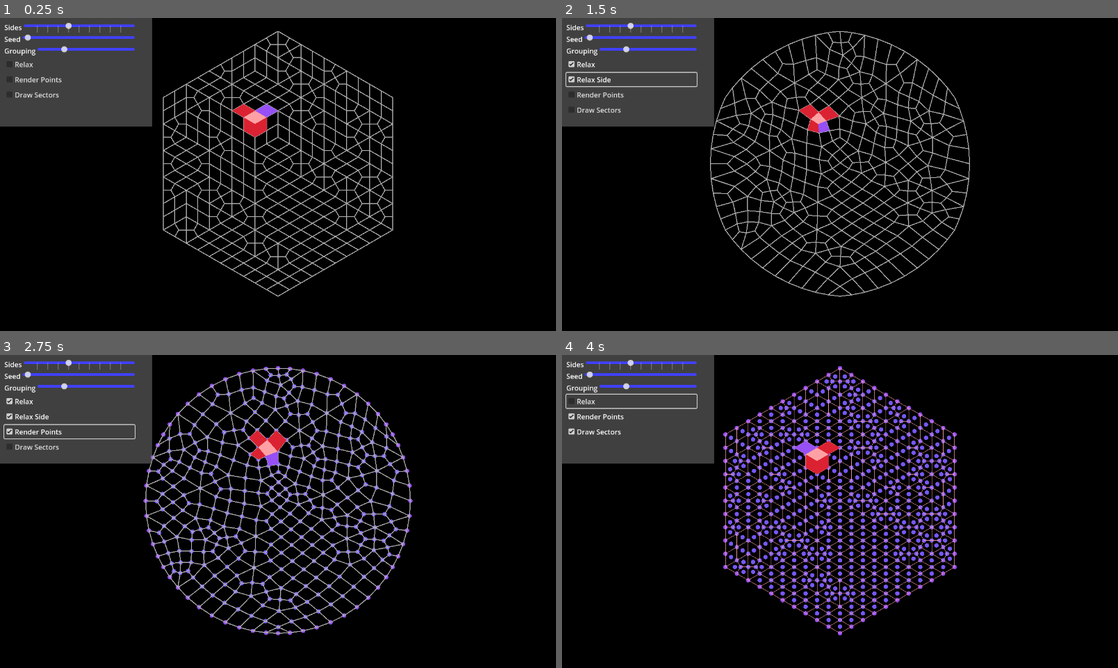
Above: before the commit, frames 1-4 (two rows, left to right).
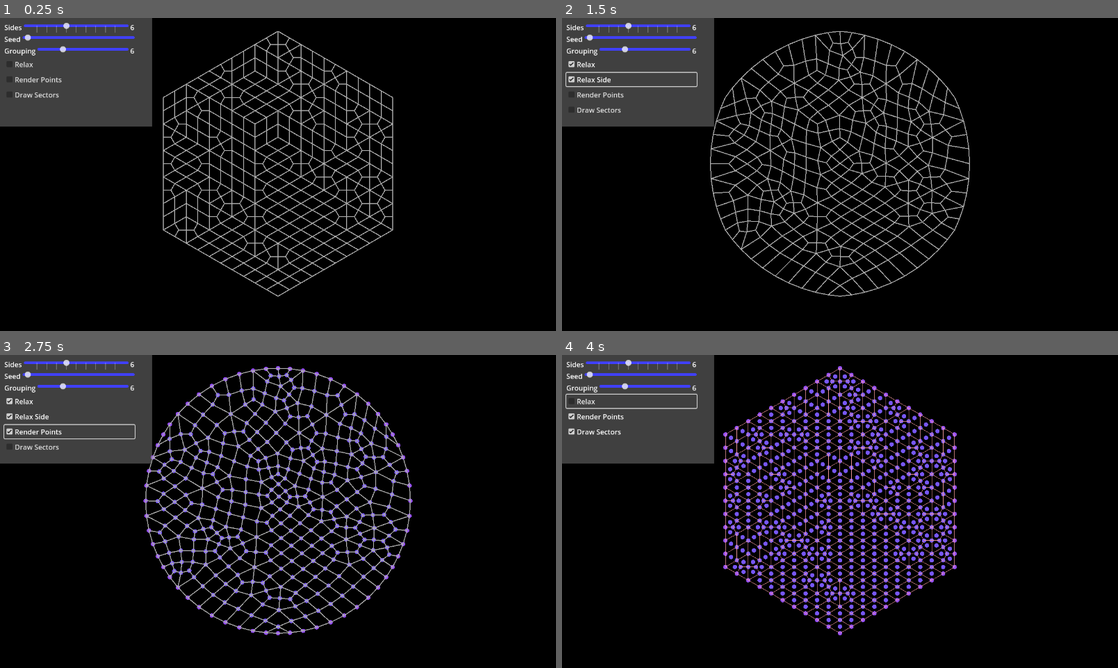
Above: after the commit, the same moments.

Repository: megowan/hexagrid-relaxed
Game: Godot game, scene res://main.tscn
The game is run twice, just before and just after one commit, with the same random seed, the same clock (stepped at 60 frames per second) and the same inputs.
Inputs:
- Up to frame 1 (0.25 s): no input
- Up to frame 2 (1.5 s): click "Relax" at 0.5 s; click "Relax Side" at 1.25 s
- Up to frame 3 (2.75 s): click "Render Points" at 2 s
- Up to frame 4 (4 s): click "Draw Sectors" at 2.75 s; click "Relax" at 3.5 s

The runs differ from the first frame. In frame 1, 0.6% of the frame differs, in the area x 8-50%, y 1-38%; in frame 2, 5.7%; in frame 3, 9.1%, in the area x 8-74%, y 1-89%; in frame 4, 0.6%.

Commit message:
Cleaned up for the public. Fixed 'relaxing'
* Cleaned up for public sharing.
* Fixed the 'relax' algorithms to average positions using unaltered neighbor positions instead of a mix of updated and updated.
* Removed the diagnostic print messages.
* Removed the diagnostic rendering of cells and neighbors.
* Added display of values next to sliders

Diff:
--- a/hexagrid.gd
+++ b/hexagrid.gd
@@ -62,7 +62,6 @@
 	# points
 	for x: int in range(0, side_size * 2 - 1):
 		var height: int = (side_size + x) if (x < side_size) else (side_size * 3 - 2 - x)
-		# var delta_height: float = (float)side_size - height * 0.5f
 		var delta_height: float = self.side_size - height * 0.5
 		for y: int in range(0, height):
 			var is_side: bool = false
@@ -113,10 +112,8 @@
 		# no valid triangles found. Don't generate any quads
 		if search_count == search_iteration_count:
 			break
-		#print("Triangle ", tri_index)
 		adjacents = get_adjacent_triangles(tri_index)
 		if adjacents.size() > 0:
-			# print("Adjacents ", adjacents)
 			var i1: int = tri_index
 			var i2: int = adjacents[0]
 			var indices: Array[int] = [
@@ -198,46 +195,50 @@
 					points[index_2].quads.append(i)
 
 	# quad neighbors
-	print("Finding neighbors for quads ", base_quad_count, " - ", quads.size())
 	for i in range(base_quad_count, quads.size()): # only look at sub-quads
 		var quad: GridQuad = quads[i]
 		quad.neighbors = self.get_adjacent_quads(i)
 
-
 func relax():
+	var new_position = []
 	for point in points:
 		if point.side:
+			new_position.append(point.position)
 			continue
 		var sum: Vector2 = Vector2.ZERO
 		for neighbor in point.neighbors:
 			sum += points[neighbor].position
 		sum /= (float)(point.neighbors.size())
-		point.position = sum
+		new_position.append(sum)
+	for i in points.size():
+		points[i].position = new_position[i]
 
 
 func relax_side():
+	var new_position = []
 	var radius: float = (float)(side_size) - 1.0
 	var center: Vector2 = Vector2(0.0, (side_size * 2 - 1) * 0.5)
 
 	for i in points.size():
 		if !points[i].side:
+			new_position.append(points[i].position)
 			continue
 		var d: Vector2 = points[i].position - center
 		var distance = radius - sqrt((d.x * d.x) + (d.y * d.y))
-		points[i].position += (d * distance) * 0.1
+		new_position.append(points[i].position + (d * distance) * 0.1)
+	for i in points.size():
+		points[i].position = new_position[i]
 
 
 func world_to_screen(p: Vector2) -> Vector2:
-	#var screen_size: Vector2i = DisplayServer.screen_get_size()
 	var screen_size: Vector2i = get_window().get_size()
-	var ratio: float = screen_size.aspect() # note that I may need the reciprocal
+	var ratio: float = screen_size.aspect()
 	var res: Vector2 = Vector2(p) / ((float)(side_size * 3.5))
 	res.y *= ratio
 	res.x *= screen_size.x
 	res.y *= screen_size.y
 	res += Vector2(screen_size.x / 2.0, 0)
 	return res
-
 
 func subdivide(index: Array[int], middles: Dictionary, index_center: int):
 	var count: int = index.size()
@@ -267,13 +268,14 @@
 		points.append(center_point)
 
 		quads.append(quad)
+		# TODO: When a quad is complete, look at the cross product of vectors [a,b] and [b,c]
+		# if negative, then the quad is counter-clockwise. Reverse the order of points
 
 
 func get_adjacent_triangles(tri_index: int) -> Array[int]:
 	var adj: Array[int] = []
 	var triangle: GridTriangle = triangles[tri_index]
 	var ref: Array[int] = [triangle.a, triangle.b, triangle.c]
-	#print("ref: ", ref)
 
 	# check every other valid triangle
 	for i in triangles.size():
@@ -327,13 +329,7 @@
 				adj.append(j)
 				adj_pos.append(points[candidate.center].position - quad_position)
 				break
-	# a quad has 2, 3, or 4 neighbors
-	# if there are two neighbors, then the order is both clockwise and counter-clockwise. Do nothing.
-	# if there are three neighbors, then the angle between sides may have one greater than 180
-	# i.e. one positive cross product and two negative, or two positive and one negative
-	# Ignore the outlier to determine clock-wise-ness
-	# If there are four neighbors, no angle will be greater than 180, so cross products will be
-	# either all positive or all negative
+
 	if adj_pos.size() > 2:
 		var sum: int = 0
 		for i in adj_pos.size():
--- a/hexagrid_renderer.gd
+++ b/hexagrid_renderer.gd
@@ -6,17 +6,12 @@
 var draw_positions: bool = false
 var draw_sector: bool = false
 
-var highlight_quad: int = -1
-
 @export var side_color: Color = Color(0.18, 0.18, 0.18)
 @export var interior_color: Color = Color(.25, .25, .25)
 @export var line_color: Color = Color(.7, .7, .7)
 @export var triangle_color: Color = Color("A0A0A0")
 @export var quad_color: Color = Color("FFFFFF")
 
-var neighbor_index: int = 0
-func next_neighbor_index():
-	neighbor_index = (neighbor_index + 1) % 4
 
 # Rebuild render instructions with CanvasItem.queue_redraw()
 func _draw():
@@ -62,34 +57,3 @@
 				var neighbor_point = hexagrid.points[neighbor_point_index]
 				var neighbor_screen_point = hexagrid.world_to_screen(neighbor_point.position)
 				draw_line(screen_point, neighbor_screen_point, line_color, 2)
-
-	if self.highlight_quad > 0:
-		var quad = hexagrid.quads[highlight_quad]
-		var quad_array : PackedVector2Array = []
-		var a = hexagrid.world_to_screen(hexagrid.points[quad.a].position)
-		var b = hexagrid.world_to_screen(hexagrid.points[quad.b].position)
-		var c = hexagrid.world_to_screen(hexagrid.points[quad.c].position)
-		var d = hexagrid.world_to_screen(hexagrid.points[quad.d].position)
-		quad_array.append(a)
-		quad_array.append(b)
-		quad_array.append(c)
-		quad_array.append(d)
-		draw_polygon(quad_array, [quad_color])
-
-		#print(quad.neighbors)
-		for i in quad.neighbors.size():
-			var nq = quad.neighbors[i]
-			#print(nq)
-			var nquad = hexagrid.quads[nq]
-			var nquad_array : PackedVector2Array = []
-			var na = hexagrid.world_to_screen(hexagrid.points[nquad.a].position)
-			var nb = hexagrid.world_to_screen(hexagrid.points[nquad.b].position)
-			var nc = hexagrid.world_to_screen(hexagrid.points[nquad.c].position)
-			var nd = hexagrid.world_to_screen(hexagrid.points[nquad.d].position)
-			nquad_array.append(na)
-			nquad_array.append(nb)
-			nquad_array.append(nc)
-			nquad_array.append(nd)
-			#print(nquad_array)
-			var color = side_color if i == self.neighbor_index else triangle_color
-			draw_polygon(nquad_array, [color])
--- a/main.gd
+++ b/main.gd
@@ -9,22 +9,21 @@
 @onready var hexagrid_renderer: HexagridRenderer = $HexagridRenderer
 
 @onready var sides_slider: HSlider = $VFlowContainer/Sides_Container/Sides_Slider
+@onready var sides_value_label: Label = $VFlowContainer/Sides_Container/Sides_Value_Label
+@onready var seed_slider: HSlider = $VFlowContainer/Seed_Container/Seed_Slider
+@onready var grouping_slider: HSlider = $VFlowContainer/Grouping_Container/Grouping_Slider
+@onready var grouping_value_label: Label = $VFlowContainer/Grouping_Container/Grouping_Value_Label
+@onready var relax_check: CheckBox = $VFlowContainer/Relax_Check
+@onready var relax_side_check: CheckBox = $VFlowContainer/Relax_Side_Check
+@onready var draw_point_check: CheckBox = $VFlowContainer/Draw_Point_Check
+@onready var draw_sectors_check: CheckBox = $VFlowContainer/Draw_Sectors_Check
+
 var side_count: int = 6
-@onready var seed_slider: HSlider = $VFlowContainer/Seed_Container/Seed_Slider
 var random_seed: int = 1337
-@onready var grouping_slider: HSlider = $VFlowContainer/Grouping_Container/Grouping_Slider
 var grouping: int = 6
-
-@onready var relax_check: CheckBox = $VFlowContainer/Relax_Check
 var relax_it : bool = false
-
-@onready var relax_side_check: CheckBox = $VFlowContainer/Relax_Side_Check
 var relax_side: bool = false
-
-@onready var draw_point_check: CheckBox = $VFlowContainer/Draw_Point_Check
 var draw_positions: bool = false
-
-@onready var draw_sectors_check: CheckBox = $VFlowContainer/Draw_Sectors_Check
 var draw_sector: bool = false
 
 # When side_count, seed, grouping, relax_it, relax_side change, then re_initialize hexagrid
@@ -33,8 +32,11 @@
 
 # Called when the node enters the scene tree for the first time.
 func _ready() -> void:
+	sides_slider.value = side_count
+	sides_value_label.text = str(side_count)
 	seed_slider.value = random_seed
 	grouping_slider.value = grouping
+	grouping_value_label.text = str(grouping)
 
 	if hexagrid != null:
 		hexagrid_renderer.hexagrid = hexagrid
@@ -44,18 +46,9 @@
 		hexagrid_renderer.queue_redraw()
 
 var timer: float = 0.0
-var highlight_timer: float = 0
-var neighbor_timer: float = 0
 
 # Called every frame. 'delta' is the elapsed time since the previous frame.
 func _process(delta: float) -> void:
-	if is_dirty:
-		hexagrid.init(side_count, random_seed, grouping)
-		#hexagrid_renderer.highlight_quad = -1
-		hexagrid_renderer.highlight_quad = hexagrid.base_quad_count
-		hexagrid_renderer.queue_redraw()
-		is_dirty = false
-
 	timer += delta * 15.0 # 15 fps
 	if timer > 1:
 		timer -= 1.0
@@ -65,24 +58,14 @@
 				hexagrid.relax_side()
 			hexagrid_renderer.queue_redraw()
 
-	# hack. Pick a random quad to highlight every second
-	highlight_timer += delta
-	neighbor_timer += delta * 4.0
+	if is_dirty:
+		hexagrid.init(side_count, random_seed, grouping)
+		hexagrid_renderer.queue_redraw()
+		is_dirty = false
 
-	if neighbor_timer > 1.0:
-		hexagrid_renderer.next_neighbor_index()
-		neighbor_timer -= 1.0
-		hexagrid_renderer.queue_redraw()
 
-	if highlight_timer > 2:
-		highlight_timer -= 2.0
-		# var quad_index = randi_range(hexagrid.base_quad_count, hexagrid.quads.size() - 1)
-		var quad_index = hexagrid_renderer.highlight_quad + 1
-		if quad_index == hexagrid.quads.size():
-			quad_index = hexagrid.base_quad_count
-		hexagrid_renderer.highlight_quad = quad_index
-		hexagrid_renderer.neighbor_index = 0
-		hexagrid_renderer.queue_redraw()
+func _on_sides_slider_value_changed(value: float) -> void:
+	sides_value_label.text = str(int(value))
 
 
 func _on_sides_slider_drag_ended(_value_changed: bool) -> void:
@@ -90,15 +73,22 @@
 	is_dirty = true
 	print("New side count is ", side_count)
 
+
 func _on_seed_slider_drag_ended(_value_changed: bool) -> void:
 	random_seed = int(seed_slider.value)
 	is_dirty = true
 	print("New seed is ", random_seed)
 
+
+func _on_grouping_slider_value_changed(value: float) -> void:
+	grouping_value_label.text = str(int(value))
+
+
 func _on_grouping_slider_drag_ended(_value_changed: bool) -> void:
 	grouping = int(grouping_slider.value)
 	is_dirty = true
 	print("New grouping is ", grouping)
+
 
 func _on_relax_check_toggled(toggled_on: bool) -> void:
 	relax_it = toggled_on
@@ -106,10 +96,12 @@
 	relax_side_check.visible = relax_it
 	is_dirty = true
 
+
 func _on_relax_side_check_toggled(toggled_on: bool) -> void:
 	relax_side = toggled_on
 	print("Relax_side is ", relax_side)
 	is_dirty = true
+
 
 func _on_draw_point_check_toggled(toggled_on: bool) -> void:
 	draw_positions = toggled_on
@@ -117,6 +109,7 @@
 	hexagrid_renderer.draw_positions = draw_positions
 	hexagrid_renderer.queue_redraw()
 
+
 func _on_draw_sectors_check_toggled(toggled_on: bool) -> void:
 	draw_sector = toggled_on
 	print("Draw sectors is ", draw_sector)
--- a/main.tscn
+++ b/main.tscn
@@ -75,6 +75,10 @@
 value = 6.0
 tick_count = 11
 
+[node name="Sides_Value_Label" type="Label" parent="VFlowContainer/Sides_Container"]
+layout_mode = 2
+text = "6"
+
 [node name="Seed_Container" type="HFlowContainer" parent="VFlowContainer"]
 layout_mode = 2
 
@@ -105,6 +109,9 @@
 max_value = 20.0
 value = 6.0
 
+[node name="Grouping_Value_Label" type="Label" parent="VFlowContainer/Grouping_Container"]
+layout_mode = 2
+
 [node name="Relax_Check" type="CheckBox" parent="VFlowContainer"]
 layout_mode = 2
 text = "Relax"
@@ -123,8 +130,10 @@
 text = "Draw Sectors"
 
 [connection signal="drag_ended" from="VFlowContainer/Sides_Container/Sides_Slider" to="." method="_on_sides_slider_drag_ended"]
+[connection signal="value_changed" from="VFlowContainer/Sides_Container/Sides_Slider" to="." method="_on_sides_slider_value_changed"]
 [connection signal="drag_ended" from="VFlowContainer/Seed_Container/Seed_Slider" to="." method="_on_seed_slider_drag_ended"]
 [connection signal="drag_ended" from="VFlowContainer/Grouping_Container/Grouping_Slider" to="." method="_on_grouping_slider_drag_ended"]
+[connection signal="value_changed" from="VFlowContainer/Grouping_Container/Grouping_Slider" to="." method="_on_grouping_slider_value_changed"]
 [connection signal="toggled" from="VFlowContainer/Relax_Check" to="." method="_on_relax_check_toggled"]
 [connection signal="toggled" from="VFlowContainer/Relax_Side_Check" to="." method="_on_relax_side_check_toggled"]
 [connection signal="toggled" from="VFlowContainer/Draw_Point_Check" to="." method="_on_draw_point_check_toggled"]
Not shown, added: icon.svg.import
Not shown, added: images/screen3.png.import
Not shown, added: .gitattributes
Not shown, changed: .gitignore
